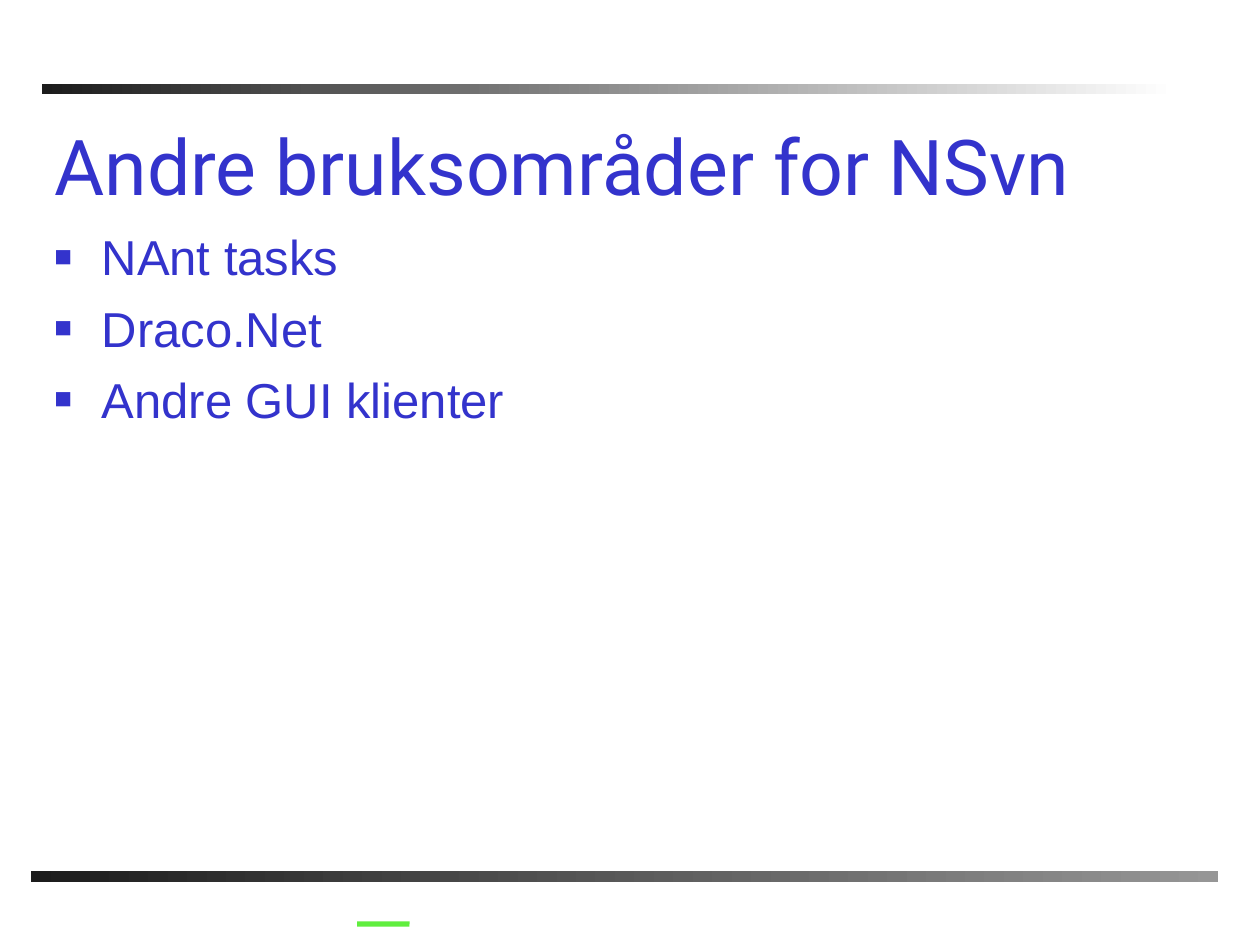
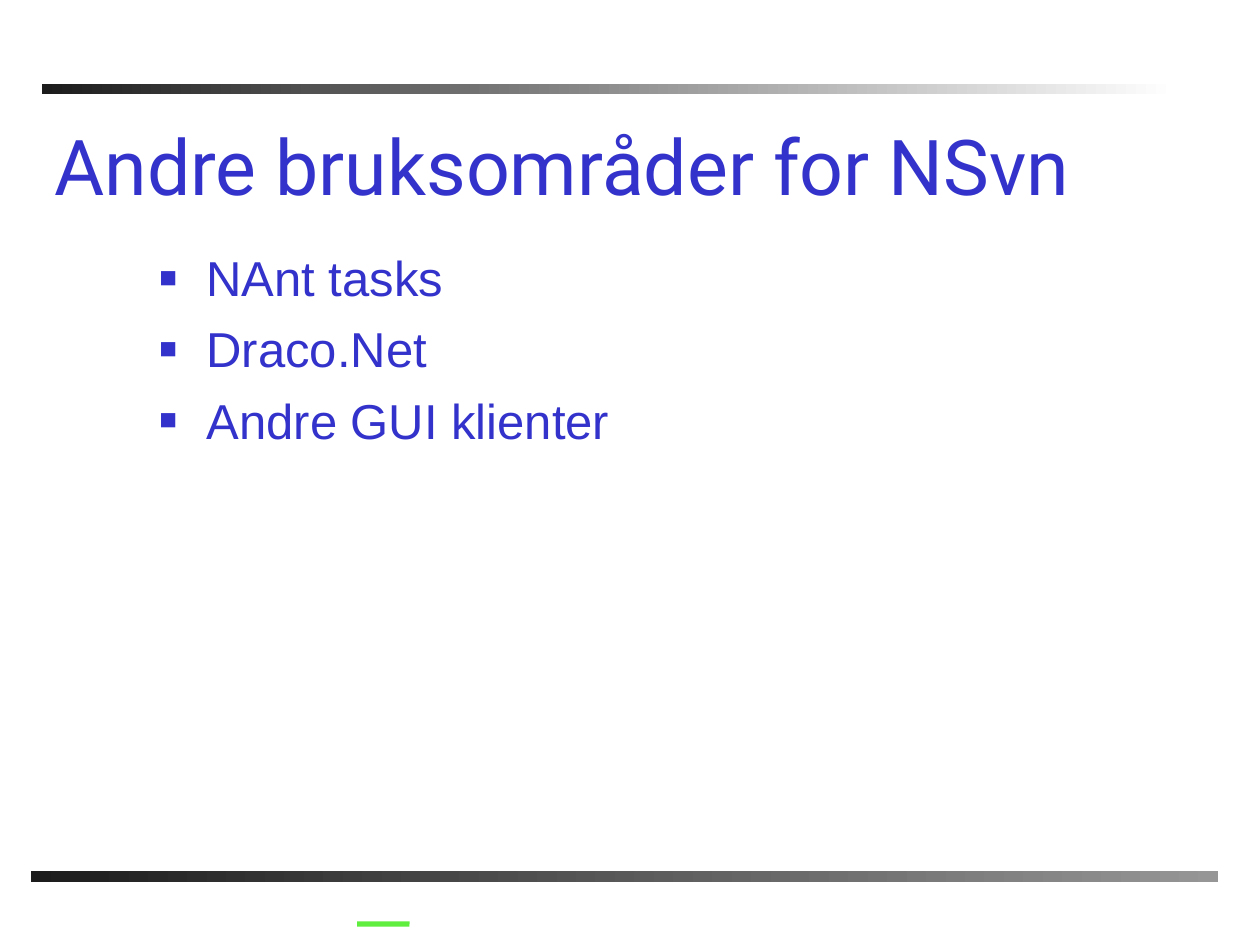
Before and after one commit to chucker/AnkhSVN, a slide deck: slide 15 of doc/powerpoint/Subversion_addin_for_VS.NET.ppt. Drawn at 1260x945 pixels with LibreOffice and Linux fonts; fonts in the diff are those of the drawing; background and template pictures are left out. Boxes give left, top, right and bottom in pixels: in the first picture for what was removed or moved away, otherwise in the second. Text is boxed around its words. In the diff, an @@ line names an element or a change of style, - is before the commit and + after.

```diff
--- a/doc/powerpoint/Subversion_addin_for_VS.NET.ppt
+++ b/doc/powerpoint/Subversion_addin_for_VS.NET.ppt
@@ text "NAnt tasks": place and size @@
-text "NAnt tasks" at box(102, 239, 504, 419)
+text "NAnt tasks" at box(207, 260, 609, 440)
```
Also in this commit, not shown: 6 other slides changed.
